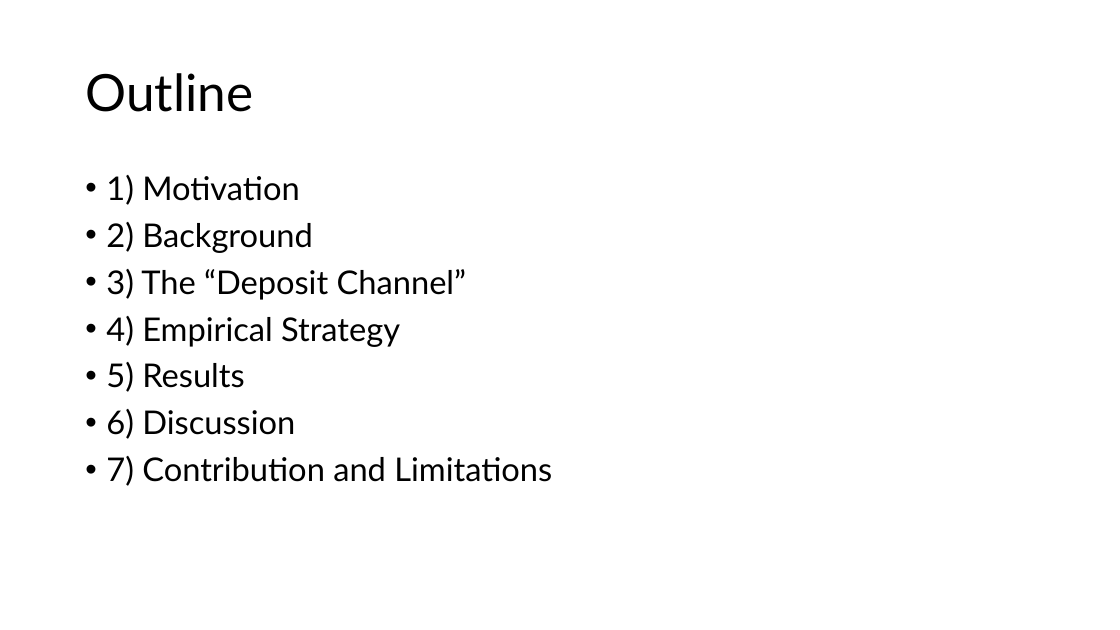
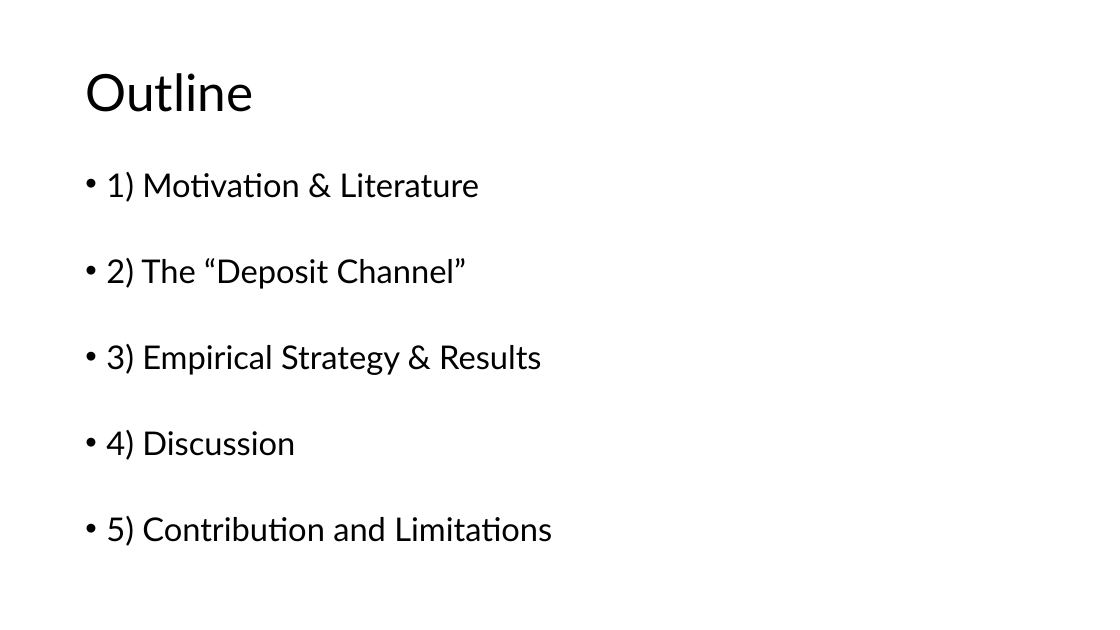
Before and after one commit to xcnecon/master-thesis, a slide deck: slide 2 of presentation/Presentation.pptx. Drawn at 1120x630 pixels with LibreOffice and Linux fonts; fonts in the diff are those of the drawing. Boxes give left, top, right and bottom in pixels: in the first picture for what was removed or moved away, otherwise in the second. Text is boxed around its words. In the diff, an @@ line names an element or a change of style, - is before the commit and + after.

```diff
--- a/presentation/Presentation.pptx
+++ b/presentation/Presentation.pptx
@@ text at [106,172,552,546]: text changed @@
-• 1) Motivation
-• 2) Background
-• 3) The “Deposit Channel”
-• 4) Empirical Strategy
-• 5) Results
-• 6) Discussion
-• 7) Contribution and Limitations
+• 1) Motivation & Literature
+• 2) The “Deposit Channel”
+• 3) Empirical Strategy & Results
+• 4) Discussion
+• 5) Contribution and Limitations
```
Also in this commit, not shown: 2 other slides changed.
